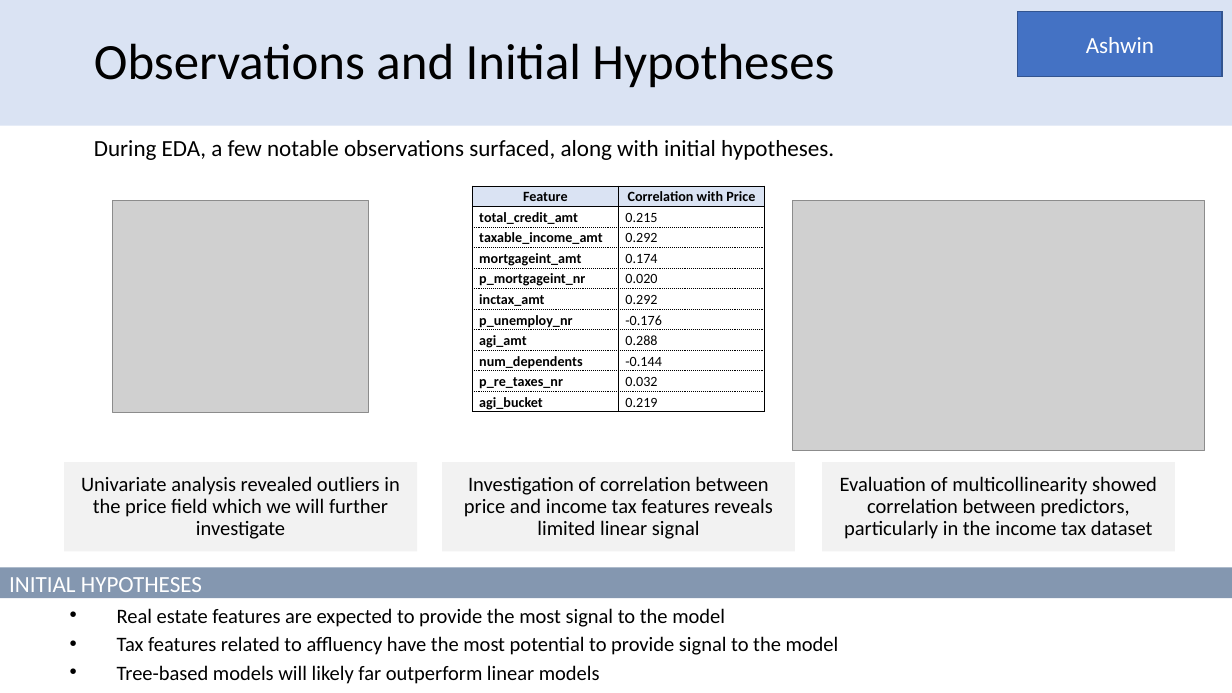
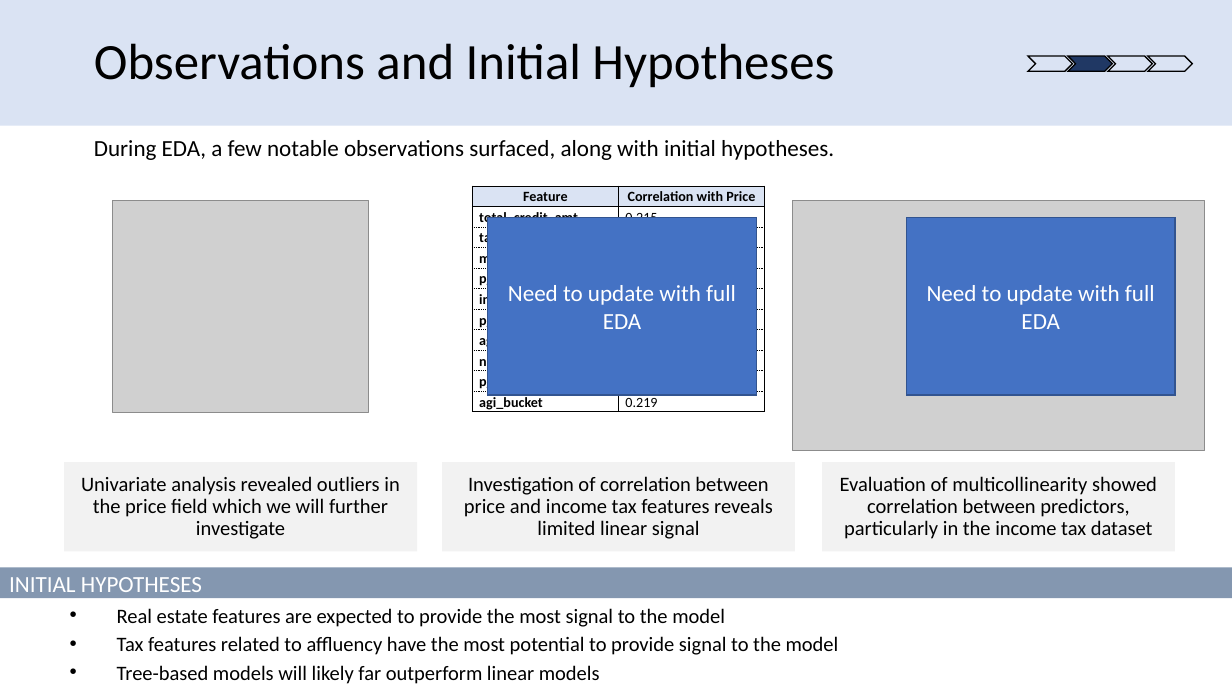
Before and after one commit to david-firrin/Real-Estate-Price-Prediction-With-Income-Tax-Data, a slide deck: slide 11 of Final Presentation Slides/team48finalpresentation.pptx. Drawn at 1232x693 pixels with LibreOffice and Linux fonts; fonts in the diff are those of the drawing; grey boxes stand for pictures. Boxes give left, top, right and bottom in pixels: in the first picture for what was removed or moved away, otherwise in the second. Text is boxed around its words. In the diff, an @@ line names an element or a change of style, - is before the commit and + after.

```diff
--- a/Final Presentation Slides/team48finalpresentation.pptx
+++ b/Final Presentation Slides/team48finalpresentation.pptx
@@ rectangle removed at (1019, 11, 1223, 76) @@
-Ashwin
@@ group added at (1029, 56, 1192, 71): 4 freeform shapes @@
@@ rectangle added at (488, 217, 756, 396), fill #4472C4, outline #325491 1 pt, 18 pt, text #FFFFFF @@
+Need to update with full EDA
@@ rectangle added at (907, 217, 1175, 396), fill #4472C4, outline #325491 1 pt, 18 pt, text #FFFFFF @@
+Need to update with full EDA
```
Also in this commit, not shown: 13 other slides changed, 3 other files.
